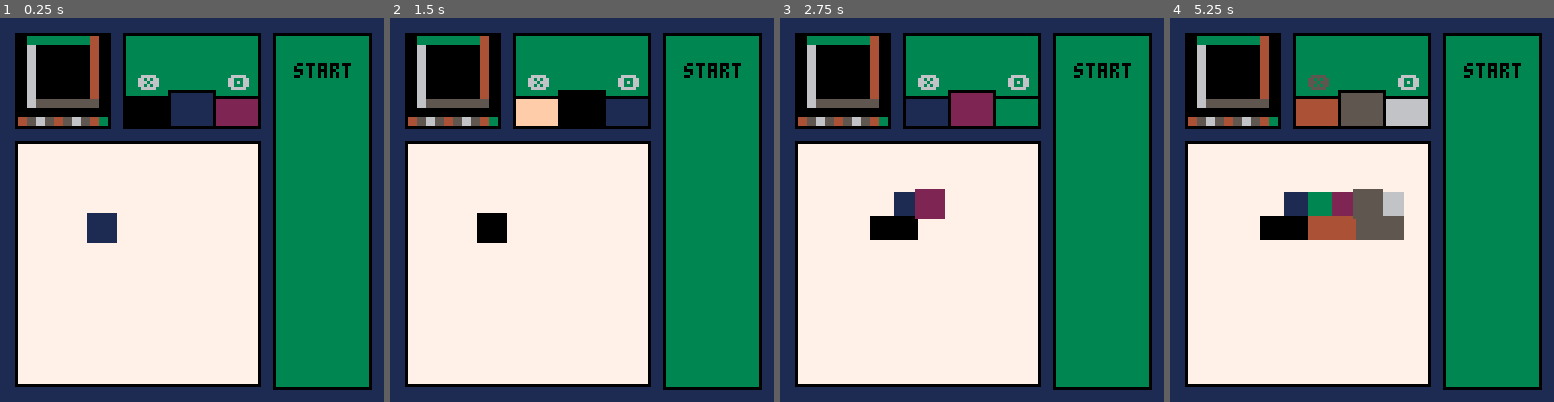
Above: before the commit, frames 1-4 (left to right).
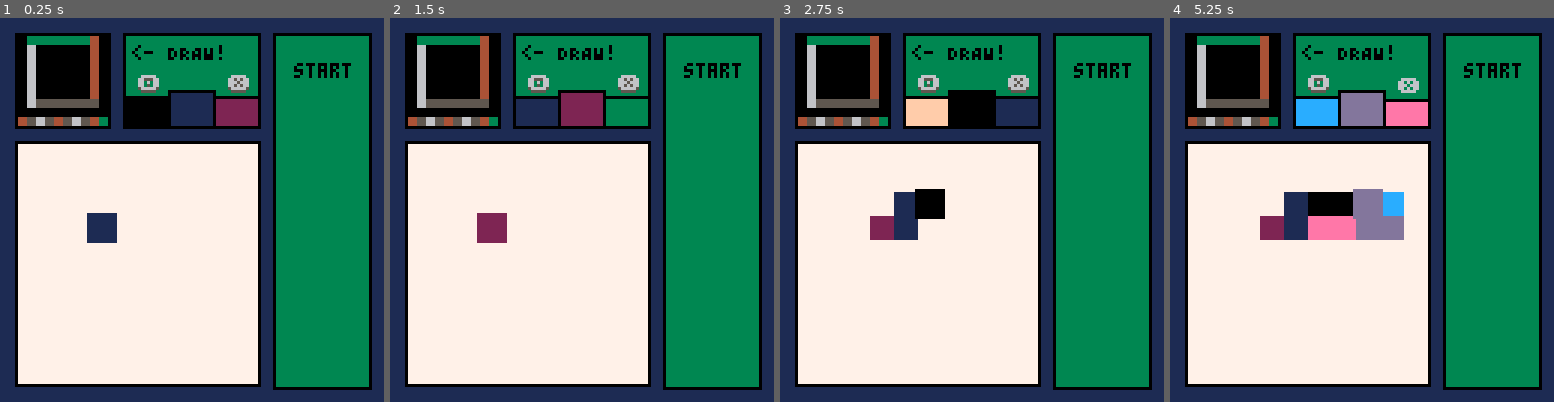
Above: after the commit, the same moments.

Repository: appellatebaton0/siege-6
Game: PICO-8 cartridge siege6.p8
Two runs of this game, one before a commit and one after it. Both use one fixed random seed, a clock stepped at 60 frames per second and the inputs below.
Inputs:
- Up to frame 1 (0.25 s): no input
- Up to frame 2 (1.5 s): tap X (X key) at 0.33, 1.07 s; tap O (Z key) at 0.7 s
- Up to frame 3 (2.75 s): hold Right 1.6-2.1 s; tap O (Z key) at 1.7, 2.1, 2.5 s; tap X (X key) at 1.85 s; hold Up 2.15-2.42 s; hold Right from 2.47 s (still down)
- Up to frame 4 (5.25 s): tap O (Z key) every 0.4 s from 2.9 to 4.9 s; tap X (X key) at 2.97, 4.08, 5.2 s; release Right at 3.03 s; hold Left 3.08-3.58 s; hold Down 3.63-3.97 s; hold Right 4.02-4.68 s; hold Up 4.73-5.03 s; hold Left from 5.08 s (still down)

The runs differ from the first frame. In frame 1, 0.5% of the frame differs, in the area x 34-65%, y 7-20%; in frame 2, 3.6%; in frame 3, 4.3%; in frame 4, 7.2%, in the area x 23-68%, y 7-58%.

Commit message:
v0.10 - More Cleaning Up + Button Fix
Gave the color shifting UI even more juice, and switched the buttons because I realized they were in the wrong order.

Diff:
--- a/siege6.lua
+++ b/siege6.lua
@@ -6,6 +6,11 @@
 function rectline(x, y, sx, sy, fill, outline)
     rectfill(x, y, x + sx, y + sy, fill)
     rect(x, y, x + sx, y + sy, outline)
+end
+
+function rectbord(x0, y0, x1, y1, fill, outline)
+    rectfill(x0, y0, x1, y1, fill)
+    rect(x0, y0, x1, y1, outline)
 end
 
 grid = {
@@ -153,20 +158,31 @@
     end,
 
     display_colors=function (this)
-        // Display prev. cur. nex. colors.
 
         offset = {x=this.x, y=this.y + 19}
-        rectline(offset.x,      offset.y + 2, 15, 10, this.colors.last,    0)
-        rectline(offset.x + 15, offset.y, 15, 12, this.colors.current, 0)
-        rectline(offset.x + 30, offset.y + 2, 15, 10, this.colors.next,    0)
-        //
-
 
         xc = 6 if btn(5) then xc = 5 end
         oc = 6 if btn(4) then oc = 5 end
 
-        print("❎", offset.x + 5,  offset.y - 5, xc)
-        print("🅾️", offset.x + 35, offset.y - 5, oc)
+        print("<- DRAW!", this.x + 3, this.y + 4, 0)
+
+        print("🅾️", offset.x + 5,  offset.y - 4, 5)
+        print("❎", offset.x + 35, offset.y - 4, 5)
+
+        print("🅾️", offset.x + 5,  offset.y - oc + 1, 6)
+        print("❎", offset.x + 35, offset.y - xc + 1, 6)
+
+        // Display prev. cur. nex. colors.
+
+
+        rectbord(offset.x,      offset.y - oc + 8, offset.x + 15, offset.y + 12, this.colors.last,    0)
+        rectline(offset.x + 15, offset.y, 15, 12, this.colors.current, 0)
+        rectbord(offset.x + 30, offset.y - xc + 8, offset.x + 45, offset.y + 12, this.colors.next,    0)
+        //
+
+
+
+
 
         //rectline(this.x,      this.y + 23, 15, this.sy, this.colors.last, 0)
         //rectline(this.x + 15, this.y + 23, 29, this.sy, this.colors.current, 0)
@@ -216,8 +232,8 @@
     end,
 
     cycle_color=function(this)
-        if btnp(4) then this.color += 1 end
-        if btnp(5) then this.color -= 1 end
+        if btnp(5) then this.color += 1 end
+        if btnp(4) then this.color -= 1 end
 
         if this.color > 15 then this.color = 0 end
         if this.color < 0 then this.color = 15 end
